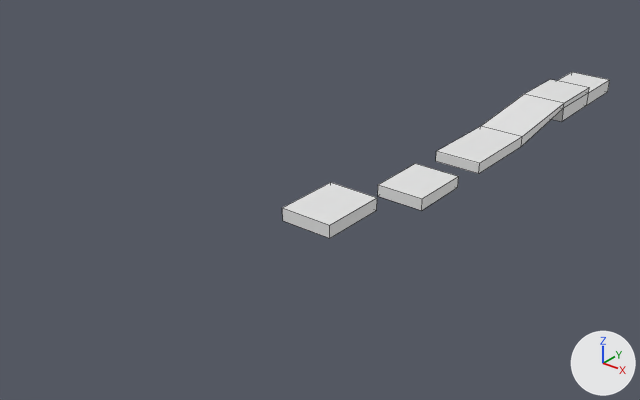
The FBX model FBX/Floor.fbx as it was, and as the next commit left it.
Camera for both pictures: a 50 mm camera at (6.36, -16.01, 5.44) aimed at (-1.28, -6.45, -0.48). The lights are fixed; the arrows at lower right show +X, +Y and +Z. Mesh edges are drawn as thin lines. Where no turn or scale is listed for an object, it has been applied to the vertices.

The older version as bpy lines, for what is in view:
```python
me_cube_008 = bpy.data.meshes.new('Cube.008')
me_cube_008.from_pydata(...)  # a box spanning x -50.0..50.0, y -50.0..50.0, z -50.0..50.0
me_cube_009 = bpy.data.meshes.new('Cube.009')
me_cube_009.from_pydata(...)  # 28 vertices, 24 faces; spans x -0.39..0.39, y -4.58..0.5, z 0.25..0.6
me_cube_010 = bpy.data.meshes.new('Cube.010')
me_cube_010.from_pydata(...)  # a box spanning x -50.0..50.0, y -50.0..50.0, z -50.0..50.0
ob_cube_010 = bpy.data.objects.new('Cube.010', me_cube_010)
ob_cube_010.location = (0.0, -7.84, 0.3)
ob_cube_010.scale = (0.00772, 0.01, 0.00186)
ob_cube_012 = bpy.data.objects.new('Cube.012', me_cube_008)
ob_cube_012.location = (0.0, -5.71, -0.15)
ob_cube_012.scale = (0.00772, 0.01, 0.00186)
ob_cube_013 = bpy.data.objects.new('Cube.013', me_cube_009)
ob_cube_013.location = (0.0, 0.0, -0.5)
```
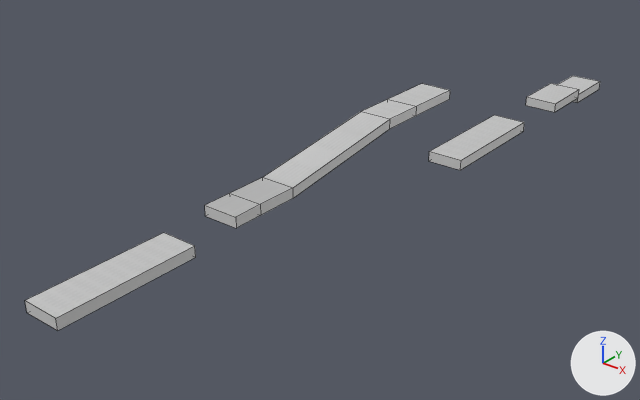
What differs and where, as boxes [x1, y1, x2, y2] in the pictures (640 x 400 px):
'Cube.016', added: after [205, 84, 450, 228]
'Cube.013', deleted: before [436, 72, 610, 174]
'Cube.017', added: after [25, 233, 196, 330]
'Cube.010', moved, rescaled (43% narrower, 47% shorter): before [283, 182, 377, 238]; after [526, 83, 579, 112]
'Cube.012', moved, rescaled: before [378, 164, 459, 210]; after [557, 76, 600, 103]
'Cube.019', added: after [429, 115, 524, 170]

The change, as a list of edits to the scene's bpy script:
```text
Add img_floortexture_png:
    img_floortexture_png = load_image('floorTexture.png', 'floorTexture.png', 1024, 1024, 'sRGB')
Add mat_brick_006:
    mat_brick_006 = principled_material('brick.006')
    mat_brick_006.texture = img_floortexture_png
Add mat_brick_005:
    mat_brick_005 = principled_material('brick.005')
    mat_brick_005.texture = img_floortexture_png
Add mat_brick_007:
    mat_brick_007 = principled_material('brick.007')
    mat_brick_007.texture = img_floortexture_png
Add me_cube_031:
    me_cube_031.from_pydata(...)  # 24 vertices, 21 faces; spans x -0.28..0.28, y -4.81..0.5, z -0.4..0.08
    me_cube_031.materials.append(mat_brick_006)  # picture img_floortexture_png
Add me_cube_030:
    me_cube_030.from_pydata(...)  # a box spanning x -0.28..0.28, y -1.58..0.5, z -0.08..0.08
    me_cube_030.materials.append(mat_brick_005)  # picture img_floortexture_png
Add me_cube_032:
    me_cube_032.from_pydata(...)  # a box spanning x -0.28..0.28, y -1.58..0.5, z -0.08..0.08
    me_cube_032.materials.append(mat_brick_007)  # picture img_floortexture_png
Change ob_cube_012:
    ob_cube_012.location: (0.0, -5.71, -0.15) -> (0.0, -0.2, -0.08)
    ob_cube_012.scale: (0.00772, 0.01, 0.00186) -> (0.00566, 0.01, 0.00163)
Change ob_cube_010:
    ob_cube_010.location: (0.0, -7.84, 0.3) -> (0.0, -1.2, 0.02)
    ob_cube_010.scale: (0.00772, 0.01, 0.00186) -> (0.00566, 0.01, 0.00163)
Remove ob_cube_013:
    ob_cube_013 = bpy.data.objects.new('Cube.013', me_cube_009)
    ob_cube_013.location = (0.0, 0.0, -0.5)
Add ob_cube_016:
    ob_cube_016 = bpy.data.objects.new('Cube.016', me_cube_031)
    ob_cube_016.location = (-1.21, -3.84, 0.45)
Add ob_cube_019:
    ob_cube_019 = bpy.data.objects.new('Cube.019', me_cube_030)
    ob_cube_019.location = (0.0, -3.4, 0.02)
Add ob_cube_017:
    ob_cube_017 = bpy.data.objects.new('Cube.017', me_cube_032)
    ob_cube_017.location = (-1.21, -9.89, 0.02)
```
